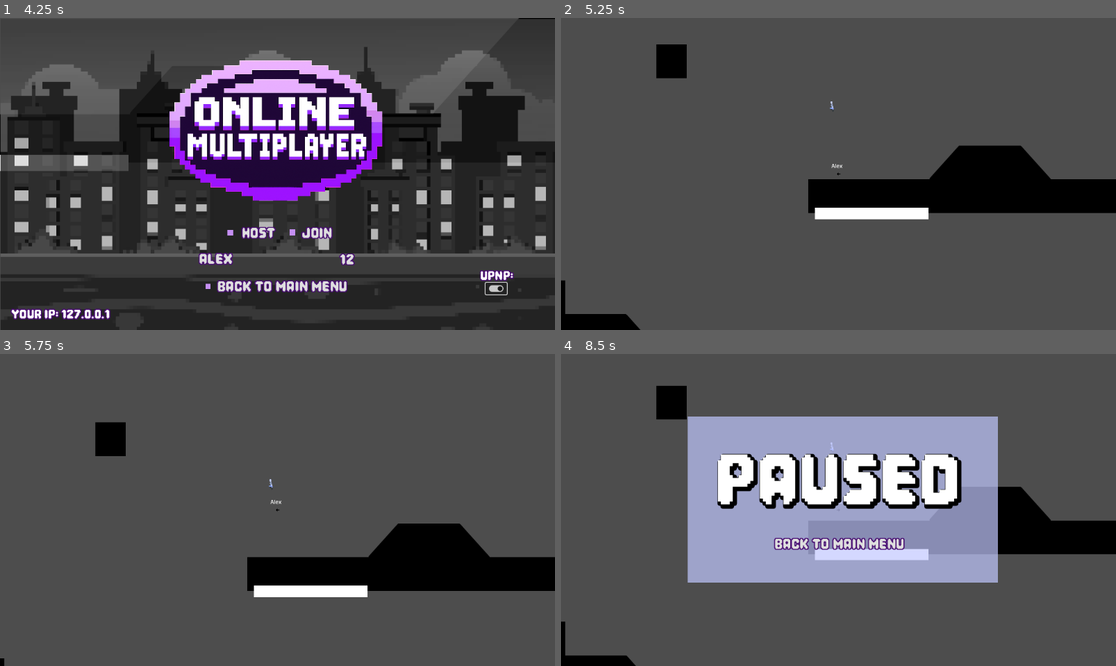
Above: before the commit, frames 1-4 (two rows, left to right).
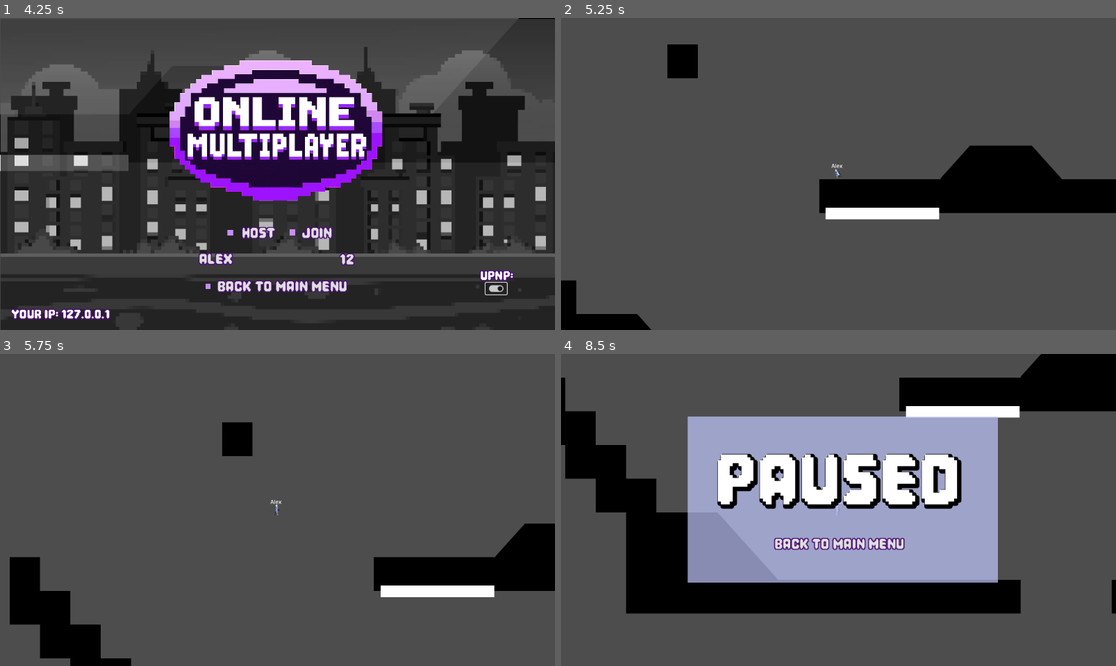
Above: after the commit, the same moments.

Repository: Puhalenthi/King-of-Speed
Game: Godot game, scene res://Scenes/MainMenu.tscn
Two runs of this game, one before a commit and one after it. Both use one fixed random seed, a clock stepped at 60 frames per second and the inputs below.
Inputs (mouse positions are in pixels of both pictures, inside the frame that each line leads up to):
- Up to frame 1 (4.25 s): tap Enter at 0.5 s; move the mouse to (399, 158) at 0.52 s; hold Right (move_right) 0.53-1.25 s; hold Space (boost) 0.53-1.25 s; tap Z (jump) at 0.77, 0.8, 1.07, 2.1, 2.27, 2.57 s; click "O N L I N E" at 1.25 s; move the mouse to (166, 189) at 2.02 s; hold Right (move_right) 2.03-2.75 s; tap Space (boost) at 2.3 s; click (344, 261) at 2.77 s; type "12" at 2.85 s; click (216, 261) at 3 s; type "Alex" at 3.08 s; click (493, 289) at 3.5 s
- Up to frame 2 (5.25 s): click "Host" at 4.25 s; move the mouse to (894, 105) at 5.02 s; hold Left (move_left) from 5.03 s (still down); hold Space (boost) from 5.03 s (still down)
- Up to frame 3 (5.75 s): keep holding Left (move_left); keep holding Space (boost); tap Z (jump) at 5.3 s
- Up to frame 4 (8.5 s): move the mouse to (810, 572) at 5.77 s; release Left (move_left) at 5.78 s; release Space (boost) at 5.78 s; hold Right (move_right) 5.78-7.28 s; tap X (grapple) at 5.85 s; tap Z (jump) at 6.02, 6.32, 6.77, 6.8, 7.07, 7.52, 7.82, 8.1 s; tap Space (boost) at 6.05, 7.35 s; move the mouse to (1005, 556) at 6.52 s; tap P at 6.6 s; move the mouse to (672, 463) at 7.27 s; hold Left (move_left) 7.28-8.03 s; move the mouse to (866, 510) at 8.02 s; hold Right (move_right) from 8.03 s (still down)

Frame 1 is identical in both runs. In frame 2, 1.6% of the frame differs, in the area x 0-91%, y 8-100%; in frame 3, 11%; in frame 4, 24%, in the area x 0-100%, y 0-100%.
Error before the commit: Attempt to call function 'play' in base 'null instance' on a null instance. (res://Scripts/Player.gd:409)

Commit message:
animations refactor

Diff:
--- a/kingofspeed/Scenes/Player.tscn
+++ b/kingofspeed/Scenes/Player.tscn
@@ -107,86 +107,78 @@
 atlas = ExtResource("4_f1ek2")
 region = Rect2(1280, 0, 128, 128)
 
-[sub_resource type="AtlasTexture" id="AtlasTexture_yh6i2"]
-atlas = ExtResource("5_tx1dd")
+[sub_resource type="AtlasTexture" id="AtlasTexture_f1ek2"]
+atlas = ExtResource("3_3smsa")
+region = Rect2(512, 0, 128, 128)
+
+[sub_resource type="AtlasTexture" id="AtlasTexture_11gg7"]
+atlas = ExtResource("5_tx1dd")
+region = Rect2(384, 0, 128, 128)
+
+[sub_resource type="AtlasTexture" id="AtlasTexture_qpa8y"]
+atlas = ExtResource("5_tx1dd")
+region = Rect2(512, 0, 128, 128)
+
+[sub_resource type="AtlasTexture" id="AtlasTexture_sbwqj"]
+atlas = ExtResource("5_tx1dd")
+region = Rect2(640, 0, 128, 128)
+
+[sub_resource type="AtlasTexture" id="AtlasTexture_xwi16"]
+atlas = ExtResource("5_tx1dd")
+region = Rect2(768, 0, 128, 128)
+
+[sub_resource type="AtlasTexture" id="AtlasTexture_sweqm"]
+atlas = ExtResource("5_tx1dd")
+region = Rect2(896, 0, 128, 128)
+
+[sub_resource type="AtlasTexture" id="AtlasTexture_ph33w"]
+atlas = ExtResource("5_tx1dd")
+region = Rect2(1024, 0, 128, 128)
+
+[sub_resource type="AtlasTexture" id="AtlasTexture_7ldla"]
+atlas = ExtResource("5_tx1dd")
+region = Rect2(1152, 0, 128, 128)
+
+[sub_resource type="AtlasTexture" id="AtlasTexture_r7t2e"]
+atlas = ExtResource("4_8erm5")
 region = Rect2(0, 0, 128, 128)
 
-[sub_resource type="AtlasTexture" id="AtlasTexture_nv4vc"]
-atlas = ExtResource("5_tx1dd")
+[sub_resource type="AtlasTexture" id="AtlasTexture_nmr2m"]
+atlas = ExtResource("4_8erm5")
 region = Rect2(128, 0, 128, 128)
 
-[sub_resource type="AtlasTexture" id="AtlasTexture_8gxox"]
-atlas = ExtResource("5_tx1dd")
+[sub_resource type="AtlasTexture" id="AtlasTexture_ax3m3"]
+atlas = ExtResource("4_8erm5")
 region = Rect2(256, 0, 128, 128)
 
-[sub_resource type="AtlasTexture" id="AtlasTexture_11gg7"]
-atlas = ExtResource("5_tx1dd")
-region = Rect2(384, 0, 128, 128)
-
-[sub_resource type="AtlasTexture" id="AtlasTexture_qpa8y"]
-atlas = ExtResource("5_tx1dd")
-region = Rect2(512, 0, 128, 128)
-
-[sub_resource type="AtlasTexture" id="AtlasTexture_sbwqj"]
-atlas = ExtResource("5_tx1dd")
+[sub_resource type="AtlasTexture" id="AtlasTexture_3vlem"]
+atlas = ExtResource("4_8erm5")
+region = Rect2(384, 0, 128, 128)
+
+[sub_resource type="AtlasTexture" id="AtlasTexture_8eeqe"]
+atlas = ExtResource("4_8erm5")
+region = Rect2(512, 0, 128, 128)
+
+[sub_resource type="AtlasTexture" id="AtlasTexture_5x828"]
+atlas = ExtResource("4_8erm5")
 region = Rect2(640, 0, 128, 128)
 
-[sub_resource type="AtlasTexture" id="AtlasTexture_xwi16"]
-atlas = ExtResource("5_tx1dd")
+[sub_resource type="AtlasTexture" id="AtlasTexture_c1k8q"]
+atlas = ExtResource("4_8erm5")
 region = Rect2(768, 0, 128, 128)
 
-[sub_resource type="AtlasTexture" id="AtlasTexture_sweqm"]
-atlas = ExtResource("5_tx1dd")
+[sub_resource type="AtlasTexture" id="AtlasTexture_e6mvm"]
+atlas = ExtResource("4_8erm5")
 region = Rect2(896, 0, 128, 128)
 
-[sub_resource type="AtlasTexture" id="AtlasTexture_ph33w"]
-atlas = ExtResource("5_tx1dd")
+[sub_resource type="AtlasTexture" id="AtlasTexture_57lvd"]
+atlas = ExtResource("4_8erm5")
 region = Rect2(1024, 0, 128, 128)
 
-[sub_resource type="AtlasTexture" id="AtlasTexture_7ldla"]
-atlas = ExtResource("5_tx1dd")
+[sub_resource type="AtlasTexture" id="AtlasTexture_ie7r7"]
+atlas = ExtResource("4_8erm5")
 region = Rect2(1152, 0, 128, 128)
 
-[sub_resource type="AtlasTexture" id="AtlasTexture_r7t2e"]
-atlas = ExtResource("4_8erm5")
-region = Rect2(0, 0, 128, 128)
-
-[sub_resource type="AtlasTexture" id="AtlasTexture_nmr2m"]
-atlas = ExtResource("4_8erm5")
-region = Rect2(128, 0, 128, 128)
-
-[sub_resource type="AtlasTexture" id="AtlasTexture_ax3m3"]
-atlas = ExtResource("4_8erm5")
-region = Rect2(256, 0, 128, 128)
-
-[sub_resource type="AtlasTexture" id="AtlasTexture_3vlem"]
-atlas = ExtResource("4_8erm5")
-region = Rect2(384, 0, 128, 128)
-
-[sub_resource type="AtlasTexture" id="AtlasTexture_8eeqe"]
-atlas = ExtResource("4_8erm5")
-region = Rect2(512, 0, 128, 128)
-
-[sub_resource type="AtlasTexture" id="AtlasTexture_5x828"]
-atlas = ExtResource("4_8erm5")
-region = Rect2(640, 0, 128, 128)
-
-[sub_resource type="AtlasTexture" id="AtlasTexture_c1k8q"]
-atlas = ExtResource("4_8erm5")
-region = Rect2(768, 0, 128, 128)
-
-[sub_resource type="AtlasTexture" id="AtlasTexture_e6mvm"]
-atlas = ExtResource("4_8erm5")
-region = Rect2(896, 0, 128, 128)
-
-[sub_resource type="AtlasTexture" id="AtlasTexture_57lvd"]
-atlas = ExtResource("4_8erm5")
-region = Rect2(1024, 0, 128, 128)
-
-[sub_resource type="AtlasTexture" id="AtlasTexture_ie7r7"]
-atlas = ExtResource("4_8erm5")
-region = Rect2(1152, 0, 128, 128)
-
 [sub_resource type="AtlasTexture" id="AtlasTexture_vq3lt"]
 atlas = ExtResource("4_8erm5")
 region = Rect2(1280, 0, 128, 128)
@@ -194,10 +186,6 @@
 [sub_resource type="AtlasTexture" id="AtlasTexture_pukcj"]
 atlas = ExtResource("4_8erm5")
 region = Rect2(1408, 0, 128, 128)
-
-[sub_resource type="AtlasTexture" id="AtlasTexture_1htnp"]
-atlas = ExtResource("3_3smsa")
-region = Rect2(0, 0, 128, 128)
 
 [sub_resource type="AtlasTexture" id="AtlasTexture_m376e"]
 atlas = ExtResource("3_3smsa")
@@ -374,14 +362,13 @@
 }, {
 "frames": [{
 "duration": 1.0,
-"texture": SubResource("AtlasTexture_yh6i2")
-}, {
-"duration": 1.0,
-"texture": SubResource("AtlasTexture_nv4vc")
-}, {
-"duration": 1.0,
-"texture": SubResource("AtlasTexture_8gxox")
-}, {
+"texture": SubResource("AtlasTexture_f1ek2")
+}],
+"loop": true,
+"name": &"idle",
+"speed": 5.0
+}, {
+"frames": [{
 "duration": 1.0,
 "texture": SubResource("AtlasTexture_11gg7")
 }, {
@@ -405,7 +392,7 @@
 }],
 "loop": false,
 "name": &"jump",
-"speed": 12.0
+"speed": 10.0
 }, {
 "frames": [{
 "duration": 1.0,
@@ -449,9 +436,6 @@
 "speed": 12.0
 }, {
 "frames": [{
-"duration": 1.0,
-"texture": SubResource("AtlasTexture_1htnp")
-}, {
 "duration": 1.0,
 "texture": SubResource("AtlasTexture_m376e")
 }, {
@@ -565,6 +549,7 @@
 zoom = Vector2(0.7, 0.7)
 
 [node name="Sprite2D" type="Sprite2D" parent="CharacterBody2D"]
+unique_name_in_owner = true
 scale = Vector2(0.0264484, 0.043379)
 texture = ExtResource("2_kyqiw")
 
@@ -575,13 +560,12 @@
 offset_bottom = -13.0
 text = "Thing"
 
-[node name="AnimatedSprite2D" type="AnimatedSprite2D" parent="."]
+[node name="AnimatedSprite2D" type="AnimatedSprite2D" parent="CharacterBody2D"]
+unique_name_in_owner = true
 position = Vector2(-3, -14)
 scale = Vector2(0.466797, 0.466797)
 sprite_frames = SubResource("SpriteFrames_w4w4b")
-animation = &"wall jump"
-frame = 7
-frame_progress = 1.0
+animation = &"idle"
 
 [node name="MultiplayerSynchronizer" type="MultiplayerSynchronizer" parent="."]
 replication_config = SubResource("SceneReplicationConfig_f1ek2")
--- a/kingofspeed/Scenes/new_test_map.tscn
+++ b/kingofspeed/Scenes/new_test_map.tscn
@@ -1,9 +1,9 @@
-[gd_scene load_steps=5 format=3 uid="uid://bjrjfhn78n7fo"]
+[gd_scene load_steps=5 format=3 uid="uid://bm30u1of8leik"]
 
-[ext_resource type="TileSet" uid="uid://c8skhbmqarkk3" path="res://Sprites/Map/groundtiles.tres" id="1_gh48d"]
-[ext_resource type="PackedScene" uid="uid://bp2c1440kuuft" path="res://Scenes/LeftSlope.tscn" id="2_dcdnx"]
-[ext_resource type="PackedScene" uid="uid://2sav6y5ymn54" path="res://Scenes/RightSlope.tscn" id="3_yn5in"]
-[ext_resource type="PackedScene" uid="uid://b84xvofva7ep7" path="res://Scenes/Player.tscn" id="4_ltxy5"]
+[ext_resource type="TileSet" uid="uid://dt01ujqbvfm8d" path="res://Sprites/Map/groundtiles.tres" id="1_gh48d"]
+[ext_resource type="PackedScene" path="res://Scenes/LeftSlope.tscn" id="2_dcdnx"]
+[ext_resource type="PackedScene" path="res://Scenes/RightSlope.tscn" id="3_yn5in"]
+[ext_resource type="PackedScene" uid="uid://b84xvofva7ep7" path="res://Scenes/player.tscn" id="4_ltxy5"]
 
 [node name="newTestMap" type="Node2D"]
 
@@ -24,6 +24,7 @@
 collision_layer = 3
 
 [node name="Player" parent="." instance=ExtResource("4_ltxy5")]
+scale = Vector2(7, 7)
 
 [node name="CharacterBody2D" parent="Player" index="0"]
 collision_layer = 3
--- a/kingofspeed/Scenes/player.tscn
+++ b/kingofspeed/Scenes/player.tscn
@@ -107,86 +107,78 @@
 atlas = ExtResource("4_f1ek2")
 region = Rect2(1280, 0, 128, 128)
 
-[sub_resource type="AtlasTexture" id="AtlasTexture_yh6i2"]
-atlas = ExtResource("5_tx1dd")
+[sub_resource type="AtlasTexture" id="AtlasTexture_f1ek2"]
+atlas = ExtResource("3_3smsa")
+region = Rect2(512, 0, 128, 128)
+
+[sub_resource type="AtlasTexture" id="AtlasTexture_11gg7"]
+atlas = ExtResource("5_tx1dd")
+region = Rect2(384, 0, 128, 128)
+
+[sub_resource type="AtlasTexture" id="AtlasTexture_qpa8y"]
+atlas = ExtResource("5_tx1dd")
+region = Rect2(512, 0, 128, 128)
+
+[sub_resource type="AtlasTexture" id="AtlasTexture_sbwqj"]
+atlas = ExtResource("5_tx1dd")
+region = Rect2(640, 0, 128, 128)
+
+[sub_resource type="AtlasTexture" id="AtlasTexture_xwi16"]
+atlas = ExtResource("5_tx1dd")
+region = Rect2(768, 0, 128, 128)
+
+[sub_resource type="AtlasTexture" id="AtlasTexture_sweqm"]
+atlas = ExtResource("5_tx1dd")
+region = Rect2(896, 0, 128, 128)
+
+[sub_resource type="AtlasTexture" id="AtlasTexture_ph33w"]
+atlas = ExtResource("5_tx1dd")
+region = Rect2(1024, 0, 128, 128)
+
+[sub_resource type="AtlasTexture" id="AtlasTexture_7ldla"]
+atlas = ExtResource("5_tx1dd")
+region = Rect2(1152, 0, 128, 128)
+
+[sub_resource type="AtlasTexture" id="AtlasTexture_r7t2e"]
+atlas = ExtResource("4_8erm5")
 region = Rect2(0, 0, 128, 128)
 
-[sub_resource type="AtlasTexture" id="AtlasTexture_nv4vc"]
-atlas = ExtResource("5_tx1dd")
+[sub_resource type="AtlasTexture" id="AtlasTexture_nmr2m"]
+atlas = ExtResource("4_8erm5")
 region = Rect2(128, 0, 128, 128)
 
-[sub_resource type="AtlasTexture" id="AtlasTexture_8gxox"]
-atlas = ExtResource("5_tx1dd")
+[sub_resource type="AtlasTexture" id="AtlasTexture_ax3m3"]
+atlas = ExtResource("4_8erm5")
 region = Rect2(256, 0, 128, 128)
 
-[sub_resource type="AtlasTexture" id="AtlasTexture_11gg7"]
-atlas = ExtResource("5_tx1dd")
-region = Rect2(384, 0, 128, 128)
-
-[sub_resource type="AtlasTexture" id="AtlasTexture_qpa8y"]
-atlas = ExtResource("5_tx1dd")
-region = Rect2(512, 0, 128, 128)
-
-[sub_resource type="AtlasTexture" id="AtlasTexture_sbwqj"]
-atlas = ExtResource("5_tx1dd")
+[sub_resource type="AtlasTexture" id="AtlasTexture_3vlem"]
+atlas = ExtResource("4_8erm5")
+region = Rect2(384, 0, 128, 128)
+
+[sub_resource type="AtlasTexture" id="AtlasTexture_8eeqe"]
+atlas = ExtResource("4_8erm5")
+region = Rect2(512, 0, 128, 128)
+
+[sub_resource type="AtlasTexture" id="AtlasTexture_5x828"]
+atlas = ExtResource("4_8erm5")
 region = Rect2(640, 0, 128, 128)
 
-[sub_resource type="AtlasTexture" id="AtlasTexture_xwi16"]
-atlas = ExtResource("5_tx1dd")
+[sub_resource type="AtlasTexture" id="AtlasTexture_c1k8q"]
+atlas = ExtResource("4_8erm5")
 region = Rect2(768, 0, 128, 128)
 
-[sub_resource type="AtlasTexture" id="AtlasTexture_sweqm"]
-atlas = ExtResource("5_tx1dd")
+[sub_resource type="AtlasTexture" id="AtlasTexture_e6mvm"]
+atlas = ExtResource("4_8erm5")
 region = Rect2(896, 0, 128, 128)
 
-[sub_resource type="AtlasTexture" id="AtlasTexture_ph33w"]
-atlas = ExtResource("5_tx1dd")
+[sub_resource type="AtlasTexture" id="AtlasTexture_57lvd"]
+atlas = ExtResource("4_8erm5")
 region = Rect2(1024, 0, 128, 128)
 
-[sub_resource type="AtlasTexture" id="AtlasTexture_7ldla"]
-atlas = ExtResource("5_tx1dd")
+[sub_resource type="AtlasTexture" id="AtlasTexture_ie7r7"]
+atlas = ExtResource("4_8erm5")
 region = Rect2(1152, 0, 128, 128)
 
-[sub_resource type="AtlasTexture" id="AtlasTexture_r7t2e"]
-atlas = ExtResource("4_8erm5")
-region = Rect2(0, 0, 128, 128)
-
-[sub_resource type="AtlasTexture" id="AtlasTexture_nmr2m"]
-atlas = ExtResource("4_8erm5")
-region = Rect2(128, 0, 128, 128)
-
-[sub_resource type="AtlasTexture" id="AtlasTexture_ax3m3"]
-atlas = ExtResource("4_8erm5")
-region = Rect2(256, 0, 128, 128)
-
-[sub_resource type="AtlasTexture" id="AtlasTexture_3vlem"]
-atlas = ExtResource("4_8erm5")
-region = Rect2(384, 0, 128, 128)
-
-[sub_resource type="AtlasTexture" id="AtlasTexture_8eeqe"]
-atlas = ExtResource("4_8erm5")
-region = Rect2(512, 0, 128, 128)
-
-[sub_resource type="AtlasTexture" id="AtlasTexture_5x828"]
-atlas = ExtResource("4_8erm5")
-region = Rect2(640, 0, 128, 128)
-
-[sub_resource type="AtlasTexture" id="AtlasTexture_c1k8q"]
-atlas = ExtResource("4_8erm5")
-region = Rect2(768, 0, 128, 128)
-
-[sub_resource type="AtlasTexture" id="AtlasTexture_e6mvm"]
-atlas = ExtResource("4_8erm5")
-region = Rect2(896, 0, 128, 128)
-
-[sub_resource type="AtlasTexture" id="AtlasTexture_57lvd"]
-atlas = ExtResource("4_8erm5")
-region = Rect2(1024, 0, 128, 128)
-
-[sub_resource type="AtlasTexture" id="AtlasTexture_ie7r7"]
-atlas = ExtResource("4_8erm5")
-region = Rect2(1152, 0, 128, 128)
-
 [sub_resource type="AtlasTexture" id="AtlasTexture_vq3lt"]
 atlas = ExtResource("4_8erm5")
 region = Rect2(1280, 0, 128, 128)
@@ -194,10 +186,6 @@
 [sub_resource type="AtlasTexture" id="AtlasTexture_pukcj"]
 atlas = ExtResource("4_8erm5")
 region = Rect2(1408, 0, 128, 128)
-
-[sub_resource type="AtlasTexture" id="AtlasTexture_1htnp"]
-atlas = ExtResource("3_3smsa")
-region = Rect2(0, 0, 128, 128)
 
 [sub_resource type="AtlasTexture" id="AtlasTexture_m376e"]
 atlas = ExtResource("3_3smsa")
@@ -374,14 +362,13 @@
 }, {
 "frames": [{
 "duration": 1.0,
-"texture": SubResource("AtlasTexture_yh6i2")
-}, {
-"duration": 1.0,
-"texture": SubResource("AtlasTexture_nv4vc")
-}, {
-"duration": 1.0,
-"texture": SubResource("AtlasTexture_8gxox")
-}, {
+"texture": SubResource("AtlasTexture_f1ek2")
+}],
+"loop": true,
+"name": &"idle",
+"speed": 5.0
+}, {
+"frames": [{
 "duration": 1.0,
 "texture": SubResource("AtlasTexture_11gg7")
 }, {
@@ -405,7 +392,7 @@
 }],
 "loop": false,
 "name": &"jump",
-"speed": 12.0
+"speed": 10.0
 }, {
 "frames": [{
 "duration": 1.0,
@@ -449,9 +436,6 @@
 "speed": 12.0
 }, {
 "frames": [{
-"duration": 1.0,
-"texture": SubResource("AtlasTexture_1htnp")
-}, {
 "duration": 1.0,
 "texture": SubResource("AtlasTexture_m376e")
 }, {
@@ -565,6 +549,7 @@
 zoom = Vector2(0.7, 0.7)
 
 [node name="Sprite2D" type="Sprite2D" parent="CharacterBody2D"]
+unique_name_in_owner = true
 scale = Vector2(0.0264484, 0.043379)
 texture = ExtResource("2_kyqiw")
 
@@ -575,13 +560,12 @@
 offset_bottom = -13.0
 text = "Thing"
 
-[node name="AnimatedSprite2D" type="AnimatedSprite2D" parent="."]
+[node name="AnimatedSprite2D" type="AnimatedSprite2D" parent="CharacterBody2D"]
+unique_name_in_owner = true
 position = Vector2(-3, -14)
 scale = Vector2(0.466797, 0.466797)
 sprite_frames = SubResource("SpriteFrames_w4w4b")
-animation = &"wall jump"
-frame = 7
-frame_progress = 1.0
+animation = &"idle"
 
 [node name="MultiplayerSynchronizer" type="MultiplayerSynchronizer" parent="."]
 replication_config = SubResource("SceneReplicationConfig_f1ek2")
--- a/kingofspeed/Scripts/Player.gd
+++ b/kingofspeed/Scripts/Player.gd
@@ -99,6 +99,7 @@
 	handle_grapple_physics(delta)  # New function for grapple constraint
 	update_momentum_buffer()
 	move_and_slide()
+	update_player_anim()
 
 	# Check for ground landing while grappled (must be after move_and_slide)
 	handle_grapple_ground_exit()
@@ -242,7 +243,10 @@
 			elif is_moving:
 				new_state = PlayerState.RUNNING
 			else:
+
 				new_state = PlayerState.IDLE
+				#if current_state != PlayerState.IDLE:
+					#animated_sprite_2d.play("stop run")
 		else:
 			if is_super_speed:
 				new_state = PlayerState.SUPERSPEED_FALLING
@@ -258,7 +262,7 @@
 func _on_state_enter(state: PlayerState):
 	match state:
 		PlayerState.IDLE:
-			pass
+			animated_sprite_2d.stop()
 		PlayerState.RUNNING:
 			pass
 		PlayerState.FALLING:
@@ -299,7 +303,7 @@
 		PlayerState.IDLE:
 			pass
 		PlayerState.RUNNING:
-			pass
+			animated_sprite_2d.play("stop run")
 		PlayerState.FALLING:
 			pass
 		PlayerState.SUPERSPEED_FALLING:
@@ -342,10 +346,10 @@
 	if Input.is_action_just_pressed("jump") and jumps > 0:
 		jumps -= 1
 		velocity.y = jump_velocity
-		if is_on_floor():
-			animated_sprite_2d.play("jump")
-		else:
-			animated_sprite_2d.play("double jump")
+		#if is_on_floor():
+			#animated_sprite_2d.play("jump")
+		#else:
+			#animated_sprite_2d.play("double jump")
 
 func handle_boost(delta):
 	# Don't allow boosting when grappled
@@ -395,8 +399,9 @@
 		var effective_speed = speed
 		if is_boosting:
 			effective_speed *= boost_speed_multiplier
-			animated_sprite_2d.play("boost run")
-		else:
+			if is_on_floor():
+				animated_sprite_2d.play("boost run")
+		elif is_on_floor():
 			animated_sprite_2d.play("running")
 
 		# Apply acceleration when moving
@@ -406,7 +411,6 @@
 		if is_on_floor():
 			var friction_to_use = get_current_friction()
 			velocity.x = move_toward(velocity.x, 0, friction_to_use * delta)
-			animated_sprite_2d.play("stop run")
 		else:
 			# Reduced air friction
 			var air_friction = get_current_friction() * 0.3
@@ -592,17 +596,16 @@
 	# Called when jumping - useful for sound effects or animations
 	animated_sprite_2d.play("jump")
 
-#func update_player_anim():
-	#if current_state != PlayerState.IDLE: #not idling update, hide sprite 2d
-		#animated_sprite_2d.hide = false
-		#sprite.hide = true
-	#if current_state == PlayerState.RUNNING: #animation handling for diff states
-		#animated_sprite_2d.play("running")
-	#elif is_super_speed_state():
-		#animated_sprite_2d.play("boost run")
-	#elif current_state == PlayerState.IDLE:
-		#animated_sprite_2d.hide = true
-		#sprite.hide = false
+func update_player_anim():
+	var direction = Input.get_axis("move_left", "move_right")
+
+	if PlayerState.IDLE == current_state:
+		animated_sprite_2d.play("idle")
+	if is_on_floor():
+		if is_super_speed_state():
+			animated_sprite_2d.play("boost run")
+		#if current_state == PlayerState.RUNNING and direction == 0 and !animated_sprite_2d.is_playing("stop run"):
+			#animated_sprite_2d.play("stop run")
 
 func transferMomentum(direction):
 	velocity.x += momentum_buffer * direction
Not shown: 1 places in kingofspeed/Scenes/Player.tscn that only renumber resources
Not shown: 1 places in kingofspeed/Scenes/player.tscn that only renumber resources
Not shown: 1 places in kingofspeed/Sprites/Map/groundtiles.tres that only renumber resources
